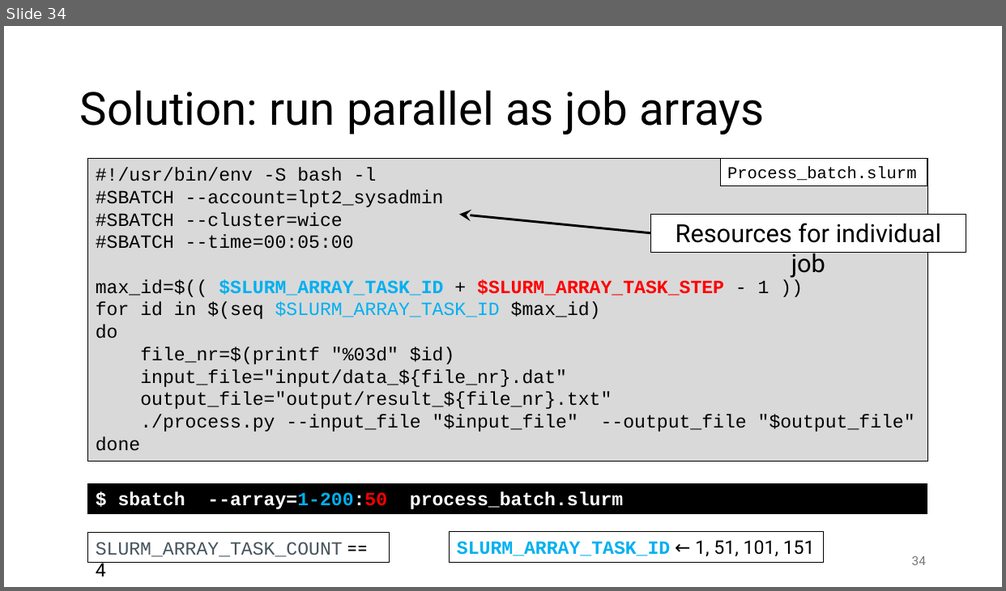
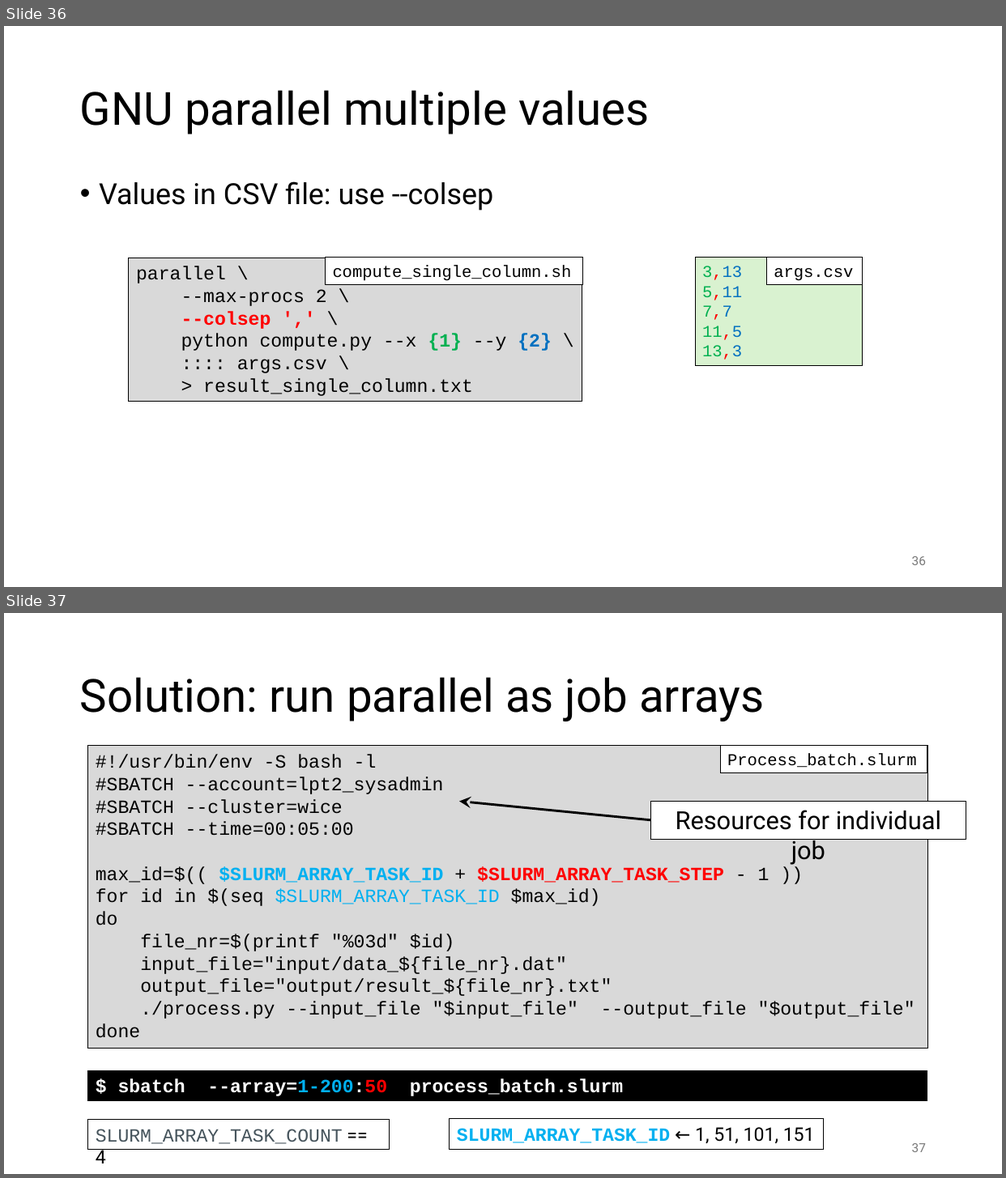
Before and after one commit to gjbex/Workflows-for-HPC, a slide deck: workflow_for_HPC.pptx. Shown one above the other, each under a label of ours: slide 34 before the commit, slides 36 and 37 after it. The pictures are 1006x591 and 1006x1178 pixels, drawn with LibreOffice and Linux fonts; fonts in the diff are those of the drawing. Boxes give left, top, right and bottom in pixels: in the first picture for what was removed or moved away, otherwise in the second. Text is boxed around its words. In the diff, an @@ line names an element or a change of style, - is before the commit and + after.

```diff
--- a/workflow_for_HPC.pptx
+++ b/workflow_for_HPC.pptx
@@ slide 36 added at (4,26,1002,587), background #FFFFFF @@
@@ title added at (80,90,650,135), 44 pt, text #000000 @@
+GNU parallel multiple values
@@ text added at (99,182,493,211), 28 pt, text #000000 @@
+• Values in CSV file: use --colsep
@@ rectangle added at (129,258,582,402), fill #D9D9D9, outline #000000 0.75 pt, 18 pt, text #000000 @@
+parallel \
+--max-procs 2 \
+--colsep ',' \
+python compute.py --x {1} --y {2} \
+:::: args.csv \
+> result_single_column.txt
@@ rectangle added at (325,258,582,285), fill #FFFFFF, outline #000000 0.75 pt, 16 pt, text #000000 @@
+compute_single_column.sh
@@ rectangle added at (695,258,863,366), fill #D9F2D0, outline #000000 0.75 pt, 16 pt, text #00B050 @@
+3,13
+5,11
+7,7
+11,5
+13,3
@@ rectangle added at (767,258,863,285), fill #FFFFFF, outline #000000 0.75 pt, 16 pt, text #000000 @@
+args.csv
@@ page number added at (912,557,926,565), 12 pt, text #797979 @@
+36
@@ what was slide 34 is now slide 37 @@
@@ page number at (912,1144,926,1152): text changed @@
-34
+37
```
Also in this commit, not shown: 2 slides changed, 2 other slides added.
